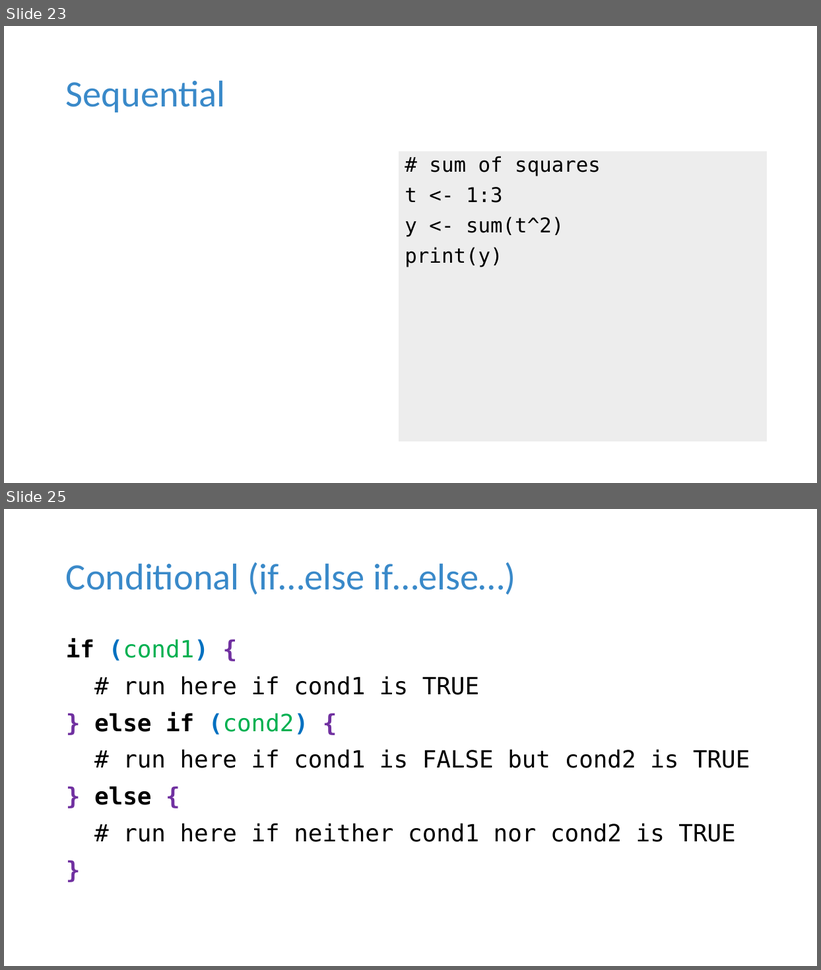
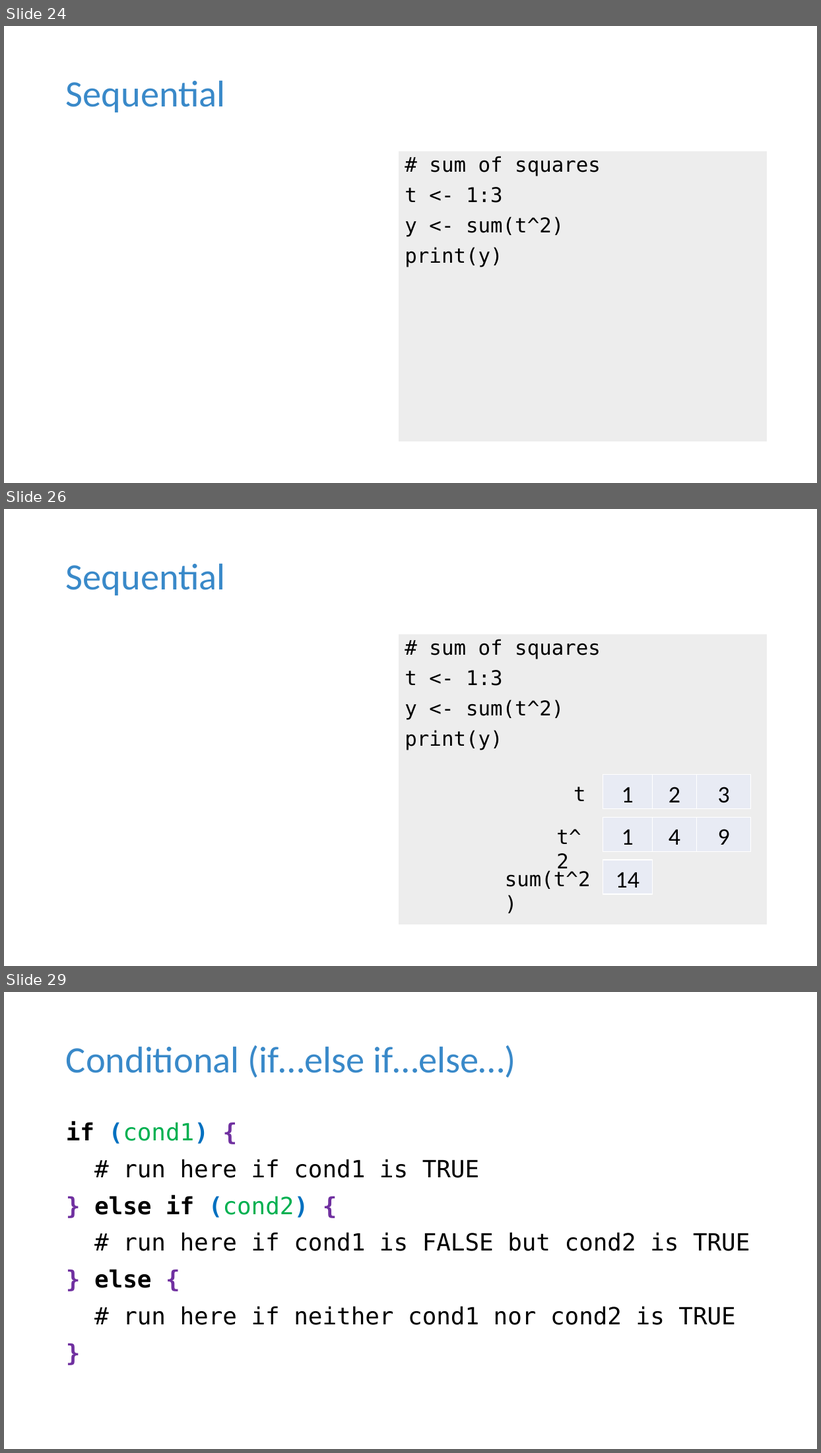
Before and after one commit to tdmdal/r-tutorial-201920-winter, a slide deck: r_intro.pptx. Shown one above the other, each under a label of ours: slides 23 and 25 before the commit, slides 24, 26 and 29 after it; the slides between them are not shown. The pictures are 821x970 and 821x1453 pixels, drawn with LibreOffice and Linux fonts; fonts in the diff are those of the drawing; grey boxes stand for pictures. Boxes give left, top, right and bottom in pixels: in the first picture for what was removed or moved away, otherwise in the second. Text is boxed around its words. In the diff, an @@ line names an element or a change of style, - is before the commit and + after.

```diff
--- a/r_intro.pptx
+++ b/r_intro.pptx
@@ slide 26 added at box(4, 509, 817, 966), background #FFFFFF @@
@@ title added at box(66, 563, 226, 595), 44 pt, text #3989C9 @@
+Sequential
@@ rectangle added at box(399, 634, 767, 925), fill #EDEDED, 24 pt, text #000000 @@
+# sum of squares
+t <- 1:3
+y <- sum(t^2)
+print(y)
@@ table added at box(603, 775, 750, 809), 1 rows, 3 columns @@
+1 | 2 | 3
@@ text added at box(574, 787, 586, 801), 24 pt, text #000000 @@
+t
@@ table added at box(603, 818, 750, 852), 1 rows, 3 columns @@
+1 | 4 | 9
@@ text added at box(556, 829, 581, 873), 24 pt, text #000000 @@
+t^2
@@ table added at box(603, 860, 652, 894), 1 rows, 1 columns @@
+14
@@ text added at box(505, 871, 591, 889), 24 pt, text #000000 @@
+sum(t^2)
@@ what was slide 23 is now slide 24 @@
@@ what was slide 25 is now slide 29 @@
```
Also in this commit, not shown: 3 slides changed, 5 other slides added, 2 other files.
